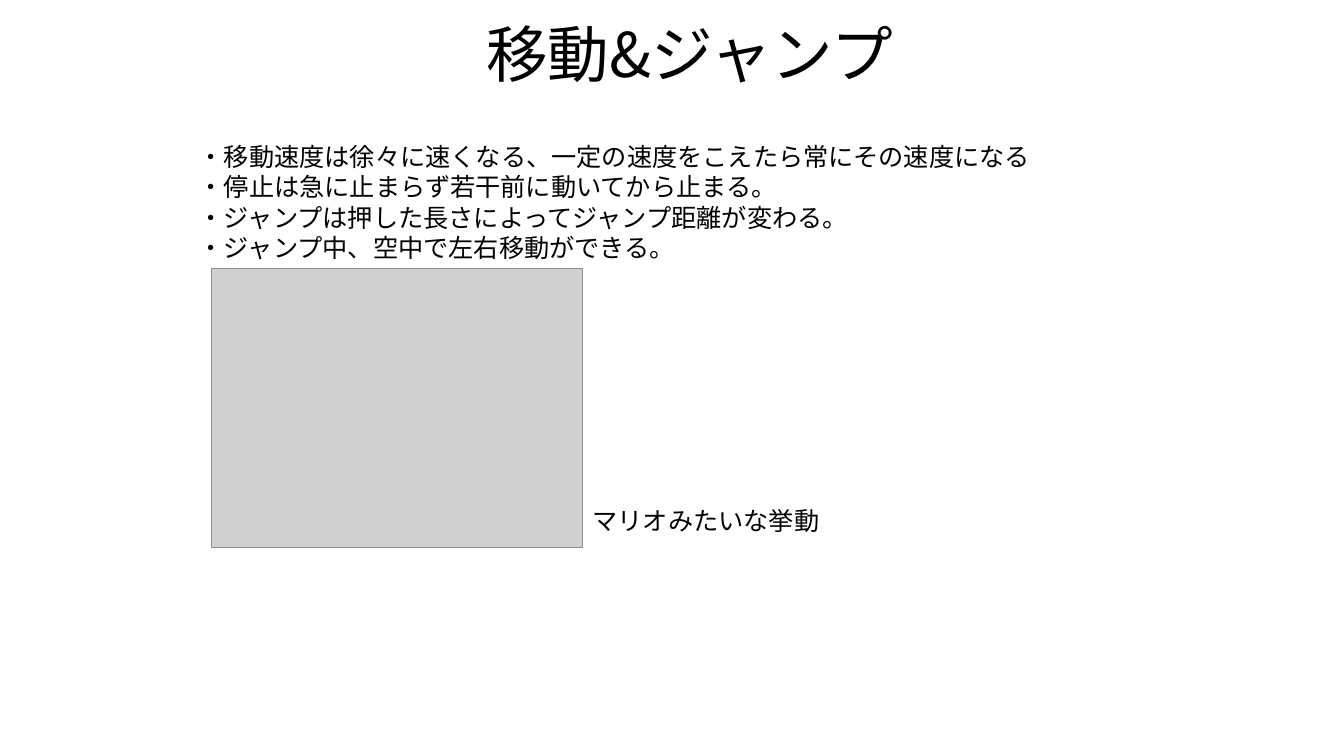
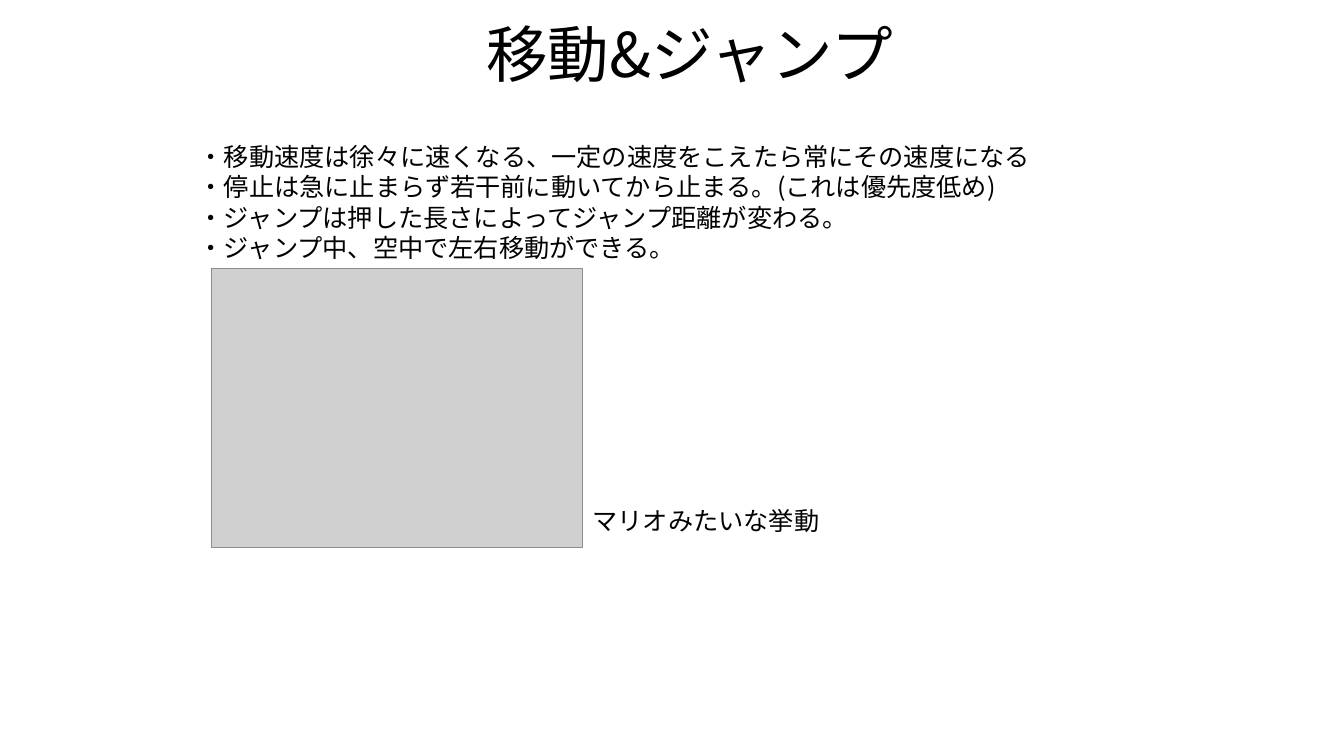
Before and after one commit to teramoti/YakinikuTabetai, a slide deck: slide 14 of 企画書もどき.pptx. Drawn at 1344x756 pixels with LibreOffice and Linux fonts; fonts in the diff are those of the drawing; grey boxes stand for pictures. Boxes give left, top, right and bottom in pixels: in the first picture for what was removed or moved away, otherwise in the second. Text is boxed around its words. In the diff, an @@ line names an element or a change of style, - is before the commit and + after.

```diff
--- a/企画書もどき.pptx
+++ b/企画書もどき.pptx
@@ text at <box>199,174,996,201</box>: text changed @@
-・停止は急に止まらず若干前に動いてから止まる。
+・停止は急に止まらず若干前に動いてから止まる。(これは優先度低め)
```
Also in this commit, not shown: 1 other slide changed, 12 other files.
